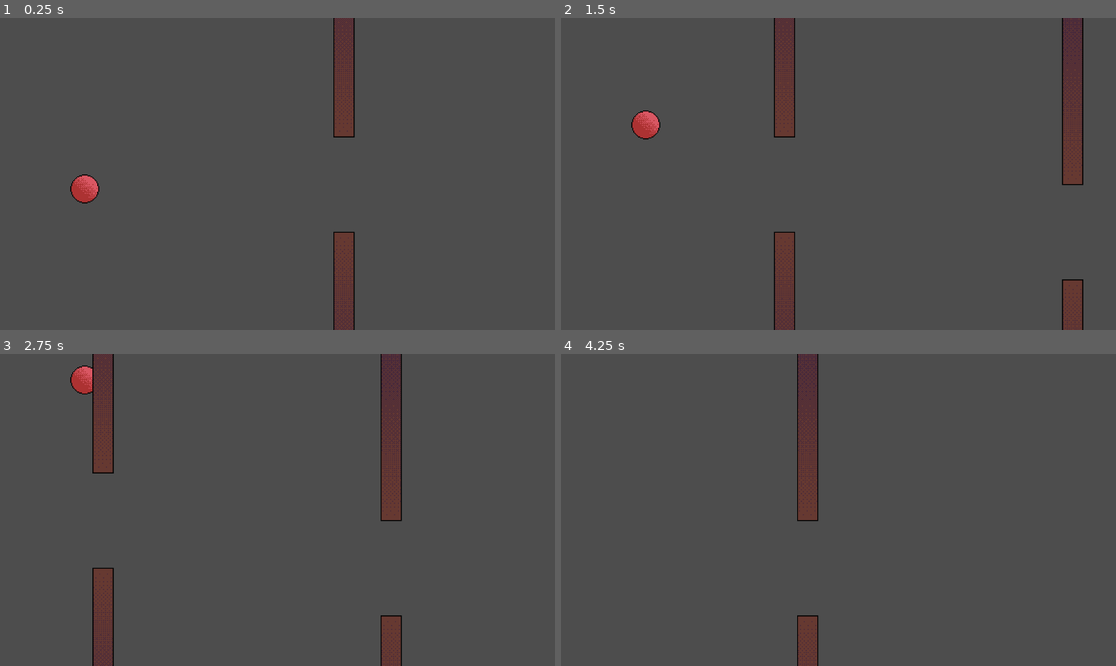
Above: before the commit, frames 1-4 (two rows, left to right).
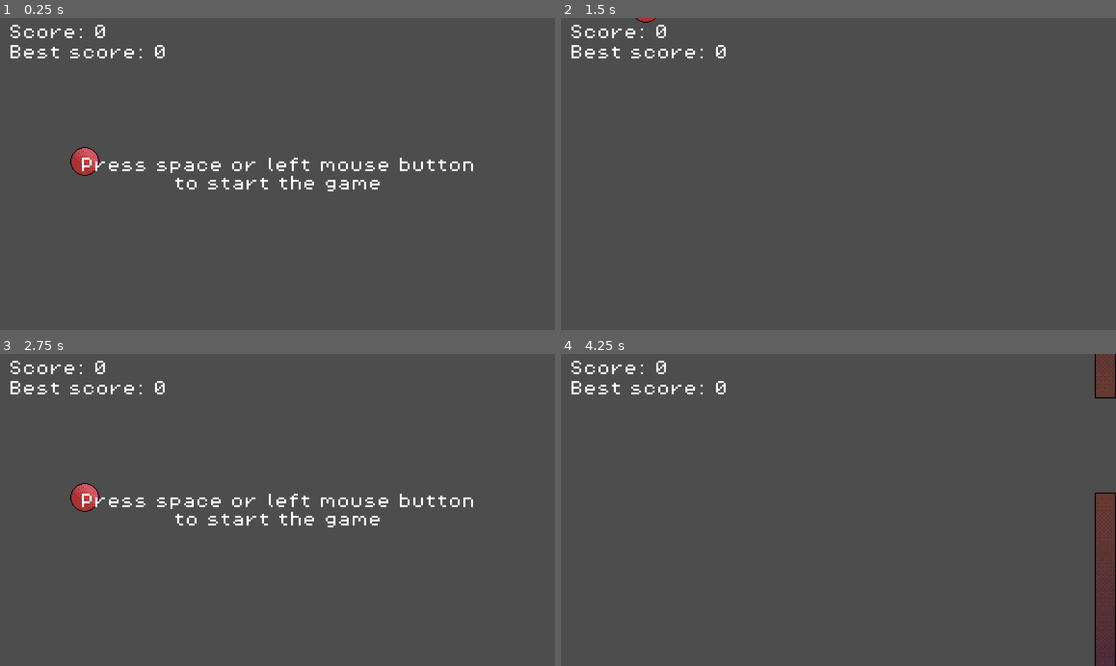
Above: after the commit, the same moments.

Repository: Mvgedev/flappy
Game: Godot game, scene res://scenes/game_screen.tscn
The game is run twice, just before and just after one commit, with the same random seed, the same clock (stepped at 60 frames per second) and the same inputs.
Inputs:
- Up to frame 1 (0.25 s): no input
- Up to frame 2 (1.5 s): tap Space (Flap) at 0.5, 0.6, 0.77, 1.07, 1.35 s
- Up to frame 3 (2.75 s): tap Space (Flap) at 1.52, 1.82, 2.1 s
- Up to frame 4 (4.25 s): tap Space (Flap) at 2.75, 2.85, 3.02, 3.32, 3.6, 3.77, 4.07 s

The runs differ from the first frame. In frame 1, 5.3% of the frame differs, in the area x 1-86%, y 0-100%; in frame 2, 6.4%; in frame 3, 7.7%; in frame 4, 6.0%.

Commit message:
Core gameplay
- Added pixel art font for consistency
- Added score system
- Added save system for best score
- Added game over concept and restart game
- Added game speed variation based on current score

Diff:
--- a/project.godot
+++ b/project.godot
@@ -15,6 +15,10 @@
 config/features=PackedStringArray("4.5", "Forward Plus")
 config/icon="res://icon.svg"
 
+[autoload]
+
+ScoreSystem="*res://scripts/score_system.gd"
+
 [input]
 
 Flap={
--- a/scenes/game_screen.tscn
+++ b/scenes/game_screen.tscn
@@ -3,7 +3,7 @@
 [ext_resource type="PackedScene" uid="uid://bqt183ikvb1ni" path="res://scenes/player.tscn" id="1_8mhku"]
 [ext_resource type="Script" uid="uid://d1g147ojau25o" path="res://scripts/game_manager.gd" id="1_85ytm"]
 [ext_resource type="PackedScene" uid="uid://cyo4n6qvd65tp" path="res://scenes/killzone.tscn" id="3_3uriw"]
-[ext_resource type="PackedScene" uid="uid://drfgre6u6u6i7" path="res://scenes/obstacles_pair.tscn" id="4_dv2sx"]
+[ext_resource type="FontFile" uid="uid://lf6telyhsyjl" path="res://assets/fonts/PixelOperator8.ttf" id="4_dv2sx"]
 
 [sub_resource type="SegmentShape2D" id="SegmentShape2D_3uriw"]
 a = Vector2(-292, 0)
@@ -20,12 +20,12 @@
 [node name="GameScreen" type="Node2D"]
 
 [node name="GameManager" type="Node" parent="."]
+unique_name_in_owner = true
 script = ExtResource("1_85ytm")
 
 [node name="Player" parent="." instance=ExtResource("1_8mhku")]
 unique_name_in_owner = true
 position = Vector2(-200, -13)
-collision_layer = 2
 
 [node name="Camera2D" type="Camera2D" parent="."]
 zoom = Vector2(2, 2)
@@ -46,17 +46,56 @@
 
 [node name="BorderLeft" type="Area2D" parent="Borders"]
 position = Vector2(-336, 1)
+collision_mask = 4
 
 [node name="CollisionShape2D" type="CollisionShape2D" parent="Borders/BorderLeft"]
 shape = SubResource("SegmentShape2D_rxmqw")
 
 [node name="BorderRight" type="Area2D" parent="Borders"]
 position = Vector2(393, 1)
+collision_layer = 3
 
 [node name="CollisionShape2D" type="CollisionShape2D" parent="Borders/BorderRight"]
 shape = SubResource("SegmentShape2D_rxmqw")
 
 [node name="Obstacles" type="Node" parent="."]
 
-[node name="ObstaclesPair" parent="Obstacles" instance=ExtResource("4_dv2sx")]
-position = Vector2(94, 11)
+[node name="Labels" type="Node" parent="."]
+
+[node name="Score" type="Label" parent="Labels"]
+offset_left = -279.0
+offset_top = -155.0
+offset_right = -239.0
+offset_bottom = -132.0
+theme_override_fonts/font = ExtResource("4_dv2sx")
+theme_override_font_sizes/font_size = 16
+text = "Score: X"
+
+[node name="Best Score" type="Label" parent="Labels"]
+offset_left = -279.0
+offset_top = -134.0
+offset_right = -115.0
+offset_bottom = -111.0
+theme_override_fonts/font = ExtResource("4_dv2sx")
+theme_override_font_sizes/font_size = 16
+text = "Best score: X"
+
+[node name="Instruction" type="Label" parent="Labels"]
+anchors_preset = 8
+anchor_left = 0.5
+anchor_top = 0.5
+anchor_right = 0.5
+anchor_bottom = 0.5
+offset_left = -781.0
+offset_top = -341.5
+offset_right = -371.0
+offset_bottom = -306.5
+grow_horizontal = 2
+grow_vertical = 2
+theme_override_fonts/font = ExtResource("4_dv2sx")
+theme_override_font_sizes/font_size = 16
+text = "Press space or left mouse button
+to start the game"
+horizontal_alignment = 1
+
+[connection signal="area_entered" from="Borders/BorderLeft" to="GameManager" method="_on_border_left_area_entered"]
--- a/scenes/killzone.tscn
+++ b/scenes/killzone.tscn
@@ -7,4 +7,9 @@
 collision_mask = 2
 script = ExtResource("1_xlapc")
 
+[node name="Timer" type="Timer" parent="."]
+one_shot = true
+ignore_time_scale = true
+
 [connection signal="body_entered" from="." to="." method="_on_body_entered"]
+[connection signal="timeout" from="Timer" to="." method="_on_timer_timeout"]
--- a/scenes/obstacle.tscn
+++ b/scenes/obstacle.tscn
@@ -12,6 +12,7 @@
 texture = ExtResource("1_drdry")
 
 [node name="Killzone" parent="." instance=ExtResource("2_drdry")]
+collision_mask = 3
 
 [node name="CollisionShape2D" type="CollisionShape2D" parent="Killzone"]
 position = Vector2(-2, 0)
--- a/scenes/obstacles_pair.tscn
+++ b/scenes/obstacles_pair.tscn
@@ -1,9 +1,14 @@
-[gd_scene load_steps=3 format=3 uid="uid://drfgre6u6u6i7"]
+[gd_scene load_steps=4 format=3 uid="uid://drfgre6u6u6i7"]
 
 [ext_resource type="Script" uid="uid://btwxr8m56jokh" path="res://scripts/obstacles_pair.gd" id="1_kuope"]
 [ext_resource type="PackedScene" uid="uid://dp6hjc82g11om" path="res://scenes/obstacle.tscn" id="1_rqn0e"]
 
-[node name="ObstaclesPair" type="Node2D"]
+[sub_resource type="RectangleShape2D" id="RectangleShape2D_kuope"]
+size = Vector2(20, 90)
+
+[node name="ObstaclesPair" type="Area2D"]
+collision_layer = 4
+collision_mask = 3
 script = ExtResource("1_kuope")
 
 [node name="TopObstacle" parent="." instance=ExtResource("1_rqn0e")]
@@ -12,3 +17,8 @@
 
 [node name="BottomObstacle" parent="." instance=ExtResource("1_rqn0e")]
 position = Vector2(0, 180)
+
+[node name="CollisionShape2D" type="CollisionShape2D" parent="."]
+shape = SubResource("RectangleShape2D_kuope")
+
+[connection signal="body_entered" from="." to="." method="_on_body_entered"]
--- a/scenes/player.tscn
+++ b/scenes/player.tscn
@@ -7,6 +7,7 @@
 radius = 13.0
 
 [node name="Player" type="RigidBody2D"]
+collision_layer = 2
 script = ExtResource("1_g2els")
 
 [node name="Sprite2D" type="Sprite2D" parent="."]
--- a/scripts/game_manager.gd
+++ b/scripts/game_manager.gd
@@ -4,17 +4,60 @@
 @onready var obstacles: Node = $"../Obstacles"
 @onready var border_right: Area2D = $"../Borders/BorderRight"
 
+#Labels
+@onready var score: Label = $"../Labels/Score"
+@onready var best_score: Label = $"../Labels/Best Score"
+@onready var instruction: Label = $"../Labels/Instruction"
+
 var OBSTACLES_PAIR = preload("res://scenes/obstacles_pair.tscn")
 # Spawn y -80 to y 80 for obstacles
 
+# Game values
 var game_start = false
+var obs_speed = 100
+
+
 # Called when the node enters the scene tree for the first time.
 func _ready() -> void:
+	ScoreSystem.cur_score = 0
+	update_label()
+
+func start_game():
+	game_start = true
+	instruction.visible = false
+	player.gravity_scale = 1.0
+	spawn_obstacles()
+	await get_tree().create_timer(2.3).timeout
+	spawn_obstacles()
+	await get_tree().create_timer(2.3).timeout
 	spawn_obstacles()
 
 func spawn_obstacles():
 	var obsPair = OBSTACLES_PAIR.instantiate()
-	obstacles.add_child(obsPair)
+	obsPair.game_manager = self
+	get_tree().current_scene.get_node("Obstacles").call_deferred("add_child", obsPair)
 	#Define base position
 	obsPair.position.x = border_right.position.x
 	obsPair.position.y = randf_range(-80, 80)
+
+
+func obstacle_speed_variant():
+	obs_speed = 100 + ScoreSystem.cur_score * 10
+
+
+func _on_border_left_area_entered(area: Area2D) -> void:
+	area.queue_free()
+	spawn_obstacles()
+
+func add_score():
+	ScoreSystem.cur_score += 1
+	if ScoreSystem.cur_score > ScoreSystem.pb_score:
+		ScoreSystem.pb_score = ScoreSystem.cur_score
+	update_label()
+	if ScoreSystem.cur_score == 10 || ScoreSystem.cur_score == 20 || ScoreSystem.cur_score == 30:
+		obstacle_speed_variant()
+
+
+func update_label():
+	score.text = "Score: " + str(ScoreSystem.cur_score)
+	best_score.text = "Best score: " + str(ScoreSystem.pb_score)
--- a/scripts/killzone.gd
+++ b/scripts/killzone.gd
@@ -1,6 +1,14 @@
 extends Area2D
 
+@onready var timer: Timer = $Timer
 
 func _on_body_entered(body: Node2D) -> void:
-	print("Ouch")
-	#body.queue_free()
+	Engine.time_scale = 0.5
+	body.get_node("CollisionShape2D").queue_free()
+	timer.start()
+
+
+func _on_timer_timeout() -> void:
+	Engine.time_scale = 1
+	ScoreSystem.save_score()
+	get_tree().reload_current_scene()
--- a/scripts/obstacles_pair.gd
+++ b/scripts/obstacles_pair.gd
@@ -1,11 +1,10 @@
 extends Node2D
 
-var speed = 100
-# Called when the node enters the scene tree for the first time.
-func _ready() -> void:
-	pass # Replace with function body.
-
+var game_manager = null
 
 # Called every frame. 'delta' is the elapsed time since the previous frame.
 func _process(delta: float) -> void:
-	position.x -= speed * delta
+	position.x -= game_manager.obs_speed * delta
+
+func _on_body_entered(_body: Node) -> void:
+	game_manager.add_score() # Replace with function body.
--- a/scripts/player.gd
+++ b/scripts/player.gd
@@ -1,16 +1,18 @@
 extends RigidBody2D
 
-var gravity_affect = false
+@onready var game_manager: Node = %GameManager
+
 var flap_force = -300
 
 # Called when the node enters the scene tree for the first time.
 func _ready() -> void:
-	#gravity_scale = 0.0
-	pass
+	if game_manager.game_start == false:
+		gravity_scale = 0.0
 
 func _physics_process(_delta: float) -> void:
 	if Input.is_action_just_pressed("Flap"):
-		print("Flap")
+		if game_manager.game_start == false:
+			game_manager.start_game()
 		linear_velocity = Vector2.ZERO
 		angular_velocity = 0.0
 		apply_central_impulse(Vector2(0, flap_force))
--- /dev/null
+++ b/scripts/score_system.gd
@@ -0,0 +1,24 @@
+extends Node
+
+var cur_score = 0
+var pb_score = 0
+
+const SAVE_FILE = "user://savegame.save"
+
+func _ready() -> void:
+	load_score()
+
+func save_score():
+	var score_data = {"pb_score" : pb_score}
+	var file = FileAccess.open(SAVE_FILE, FileAccess.WRITE)
+	file.store_string(JSON.stringify(score_data))
+	file.close()
+
+func load_score():
+	if not FileAccess.file_exists(SAVE_FILE):
+		return
+	var file = FileAccess.open(SAVE_FILE, FileAccess.READ)
+	var data = JSON.parse_string(file.get_as_text())
+	file.close()
+	if typeof(data) == TYPE_DICTIONARY and data.has("pb_score"):
+		pb_score = data["pb_score"] as int
Binary file added: assets/fonts/PixelOperator8-Bold.ttf
Not shown, added: assets/fonts/PixelOperator8-Bold.ttf.import
Binary file added: assets/fonts/PixelOperator8.ttf
Not shown, added: assets/fonts/PixelOperator8.ttf.import
Not shown, added: scripts/score_system.gd.uid
